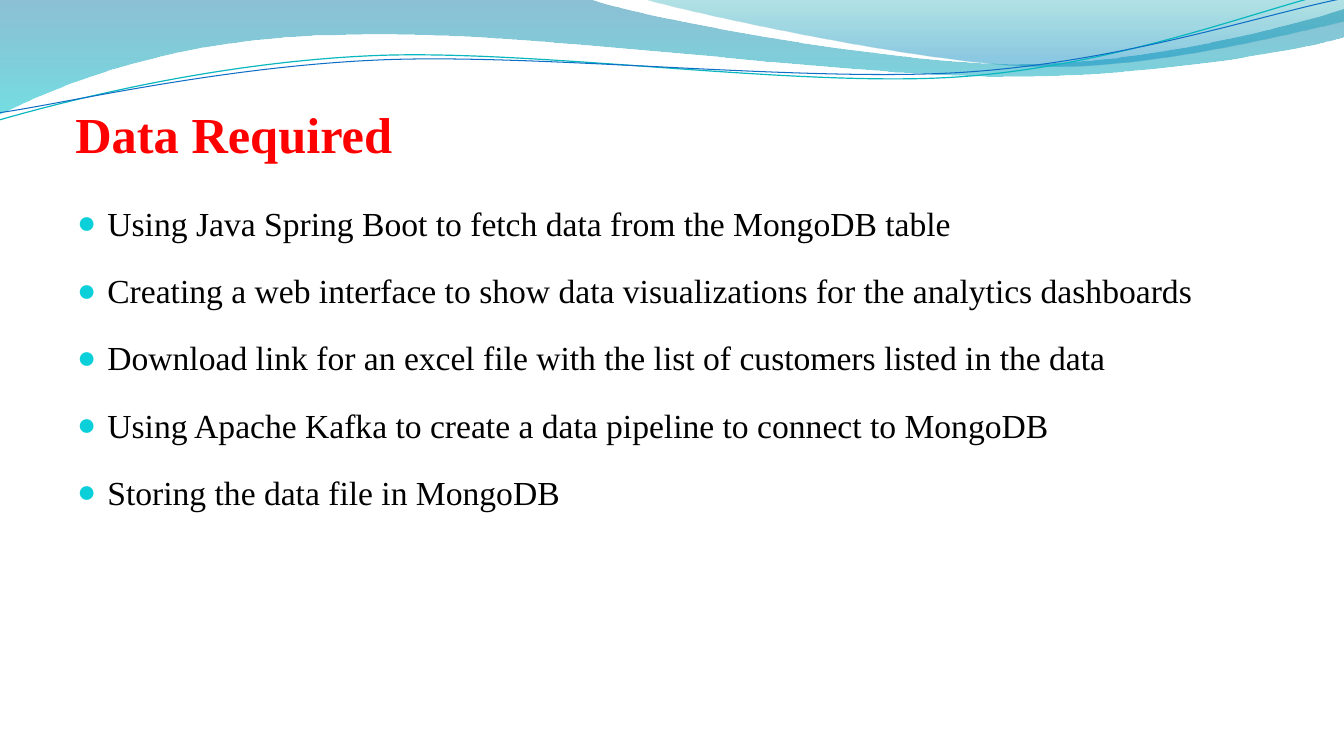
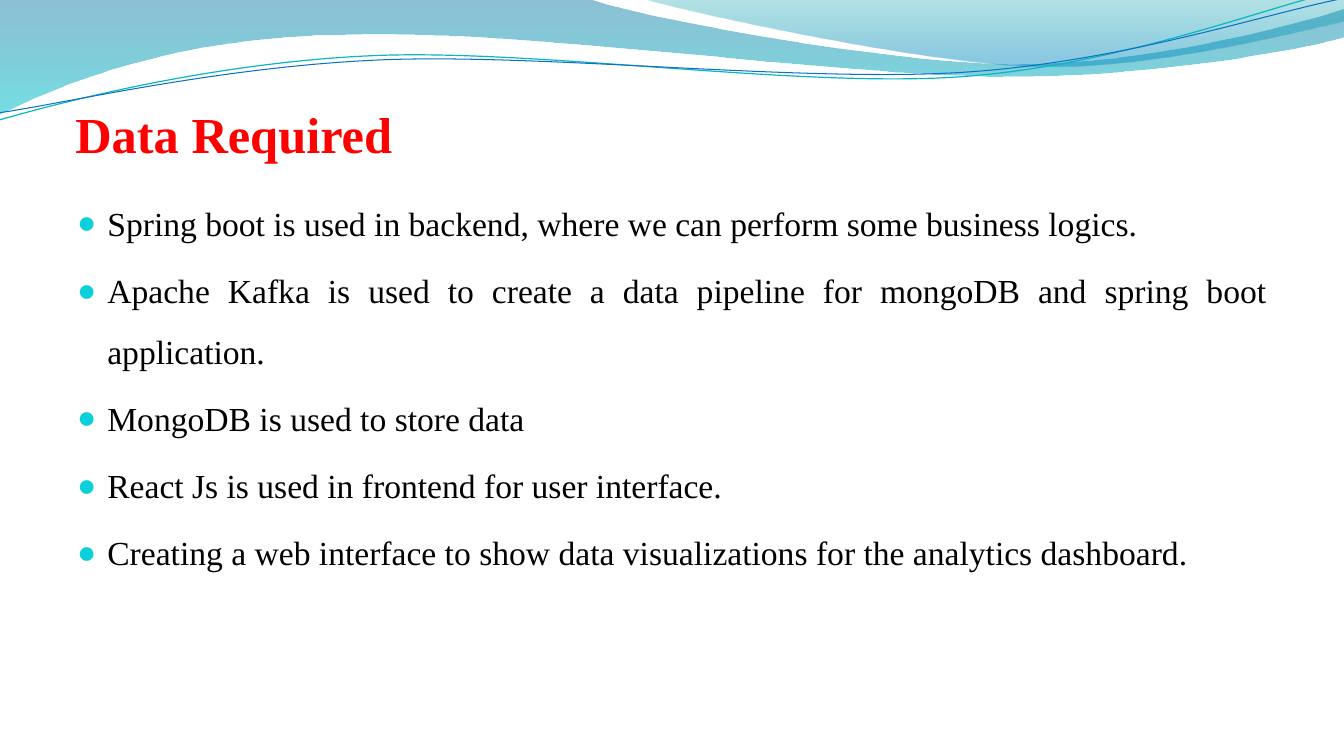
Before and after one commit to sheoranruns/Analytical-Dashboard, a slide deck: slide 6 of PPT/Data Analytics Dashboard.pptx. Drawn at 1344x756 pixels with LibreOffice and Linux fonts; fonts in the diff are those of the drawing; background and template pictures are left out. Boxes give left, top, right and bottom in pixels: in the first picture for what was removed or moved away, otherwise in the second. Text is boxed around its words. In the diff, an @@ line names an element or a change of style, - is before the commit and + after.

```diff
--- a/PPT/Data Analytics Dashboard.pptx
+++ b/PPT/Data Analytics Dashboard.pptx
@@ text at [107, 212, 1266, 572]: text changed @@
-● Using Java Spring Boot to fetch data from the MongoDB table
-● Creating a web interface to show data visualizations for the analytics dashboards
-● Download link for an excel file with the list of customers listed in the data
-● Using Apache Kafka to create a data pipeline to connect to MongoDB
-● Storing the data file in MongoDB
+● Spring boot is used in backend, where we can perform some business logics.
+● Apache Kafka is used to create a data pipeline for mongoDB and spring boot application.
+● MongoDB is used to store data
+● React Js is used in frontend for user interface.
+● Creating a web interface to show data visualizations for the analytics dashboard.
```
Also in this commit, not shown: 8 other slides changed, 1 slide added, 1 slide removed.
